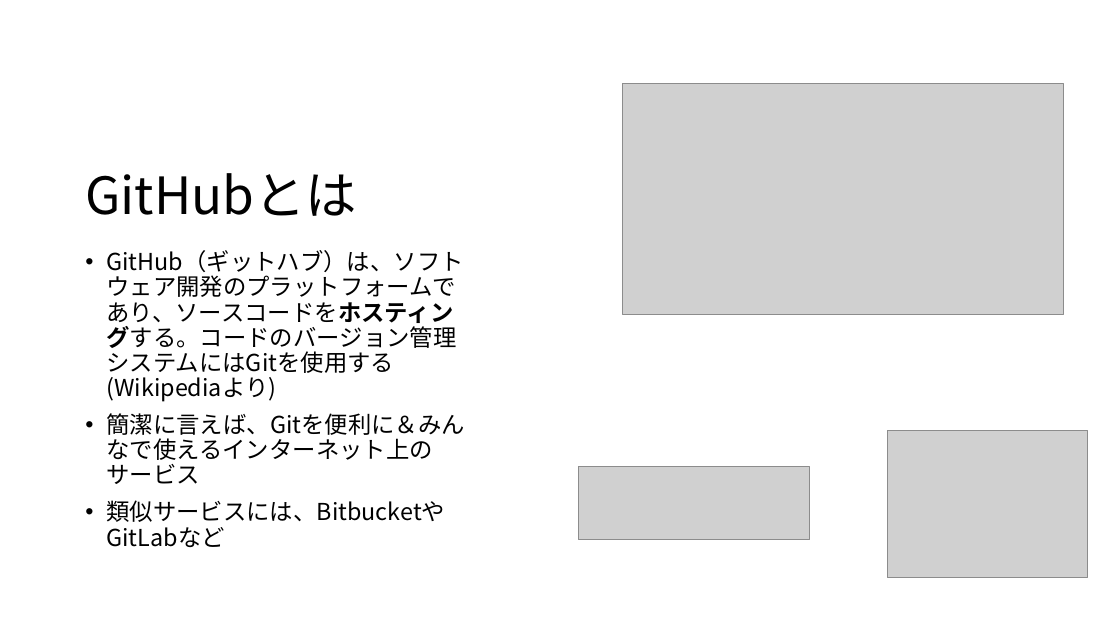
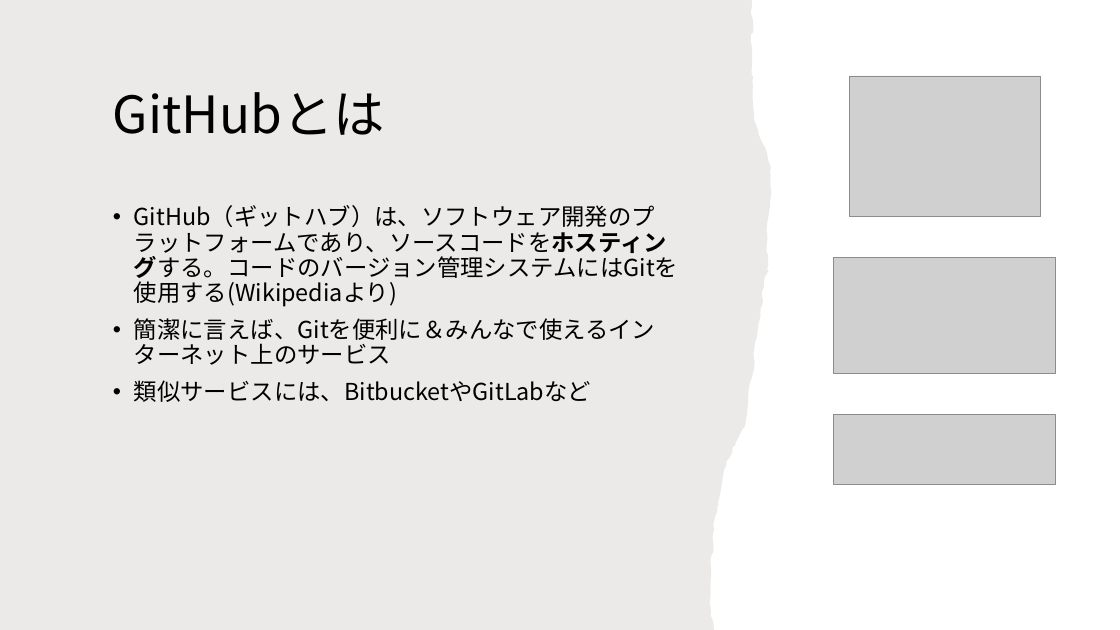
Before and after one commit to maru0519/git-edu, a slide deck: slide 10 of siryou.pptx. Drawn at 1120x630 pixels with LibreOffice and Linux fonts; fonts in the diff are those of the drawing; grey boxes stand for pictures. Boxes give left, top, right and bottom in pixels: in the first picture for what was removed or moved away, otherwise in the second. Text is boxed around its words. In the diff, an @@ line names an element or a change of style, - is before the commit and + after.

```diff
--- a/siryou.pptx
+++ b/siryou.pptx
@@ freeform shape added at box(0, 0, 804, 630), fill #82766A at 15% opacity @@
@@ title "GitHubとは": place and size @@
-title "GitHubとは" at box(85, 173, 357, 216)
+title "GitHubとは" at box(113, 92, 385, 135)
@@ title "GitHubとは" at box(113, 92, 385, 135): vertical alignment bottom to middle @@
@@ picture: place and size @@
-picture at box(887, 430, 1088, 578)
+picture at box(849, 76, 1040, 216)
@@ text "GitHub（ギットハブ）は、ソフトウェア開発のプラットフォームであり、ソースコードをホスティングする。コードのバージョ ..." rewrapped from box(106, 250, 465, 522) to box(134, 205, 679, 402) @@
@@ picture: place and size @@
-picture at box(623, 84, 1064, 314)
+picture at box(833, 257, 1055, 373)
@@ picture: place and size @@
-picture at box(579, 467, 810, 540)
+picture at box(833, 415, 1055, 485)
```
Also in this commit, not shown: 17 other slides changed, 35 slides added, 4 slides removed.
